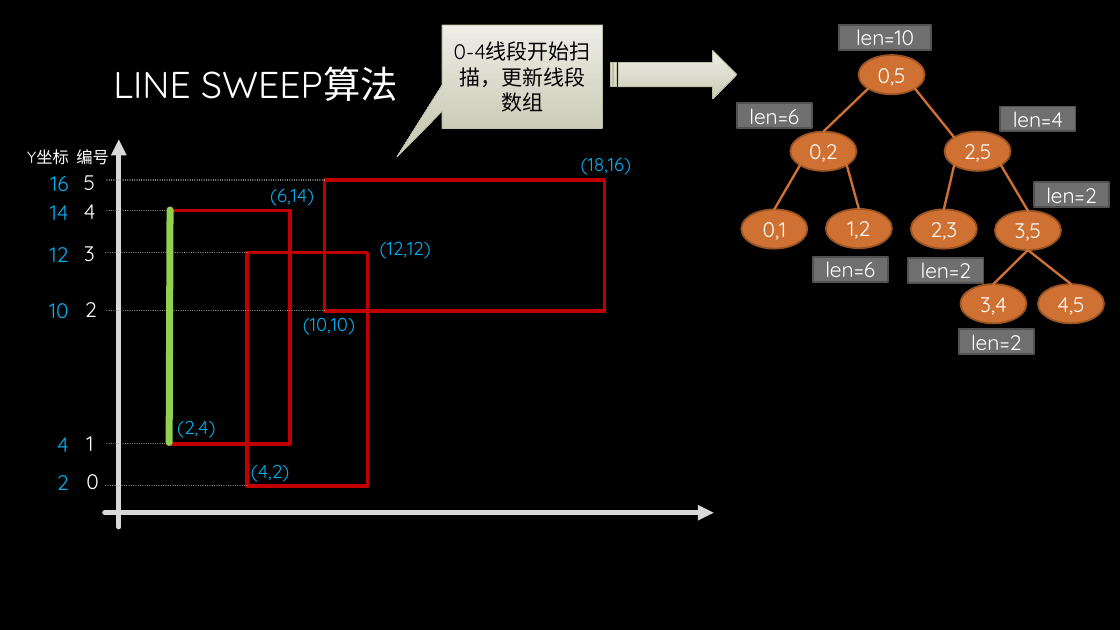
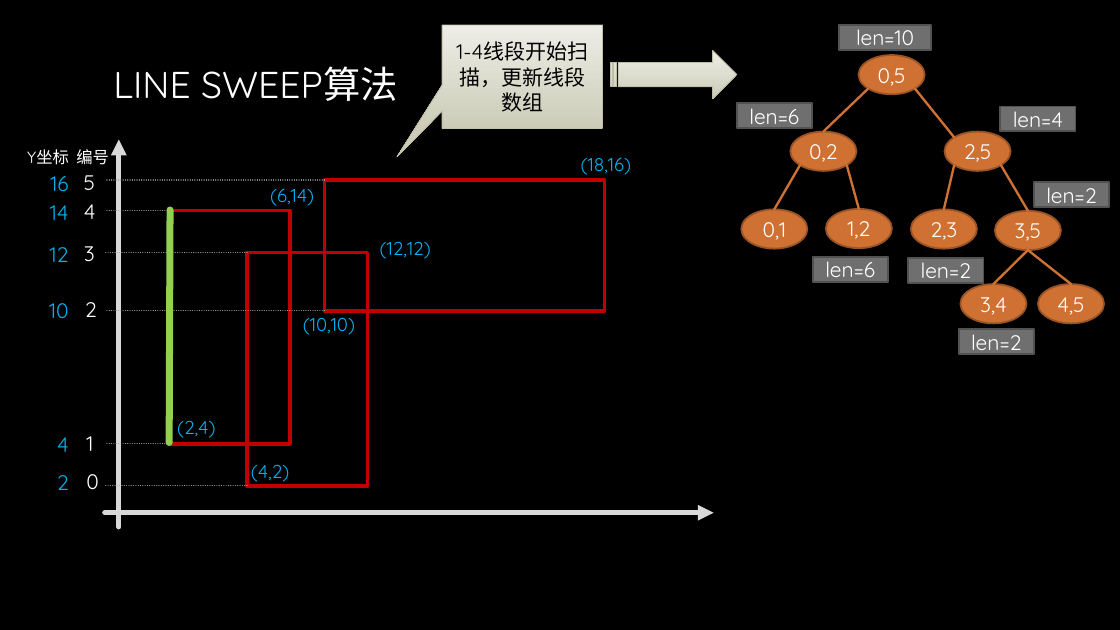
Before and after one commit to gzshawnliang/competitive-programming, a slide deck: slide 22 of doc/Other/RMQ问题.pptx. Drawn at 1120x630 pixels with LibreOffice and Linux fonts; fonts in the diff are those of the drawing; background and template pictures are left out. Boxes give left, top, right and bottom in pixels: in the first picture for what was removed or moved away, otherwise in the second. Text is boxed around its words. In the diff, an @@ line names an element or a change of style, - is before the commit and + after.

```diff
--- a/doc/Other/RMQ问题.pptx
+++ b/doc/Other/RMQ问题.pptx
@@ text in speech box at bbox=[456, 41, 588, 112]: text changed @@
-0-4线段开始扫描，更新线段数组
+1-4线段开始扫描，更新线段数组
```
Also in this commit, not shown: 3 other files.
